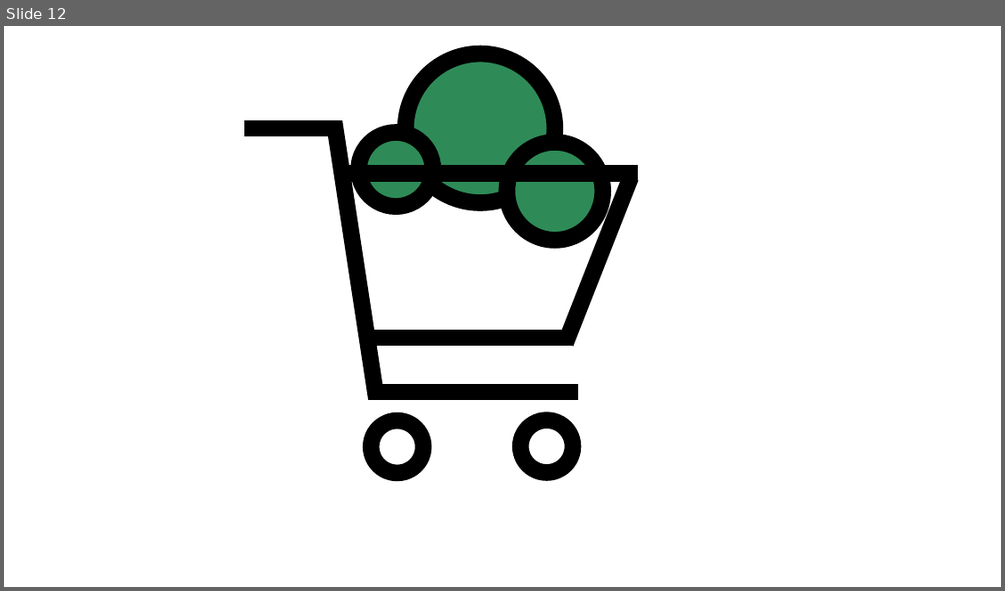
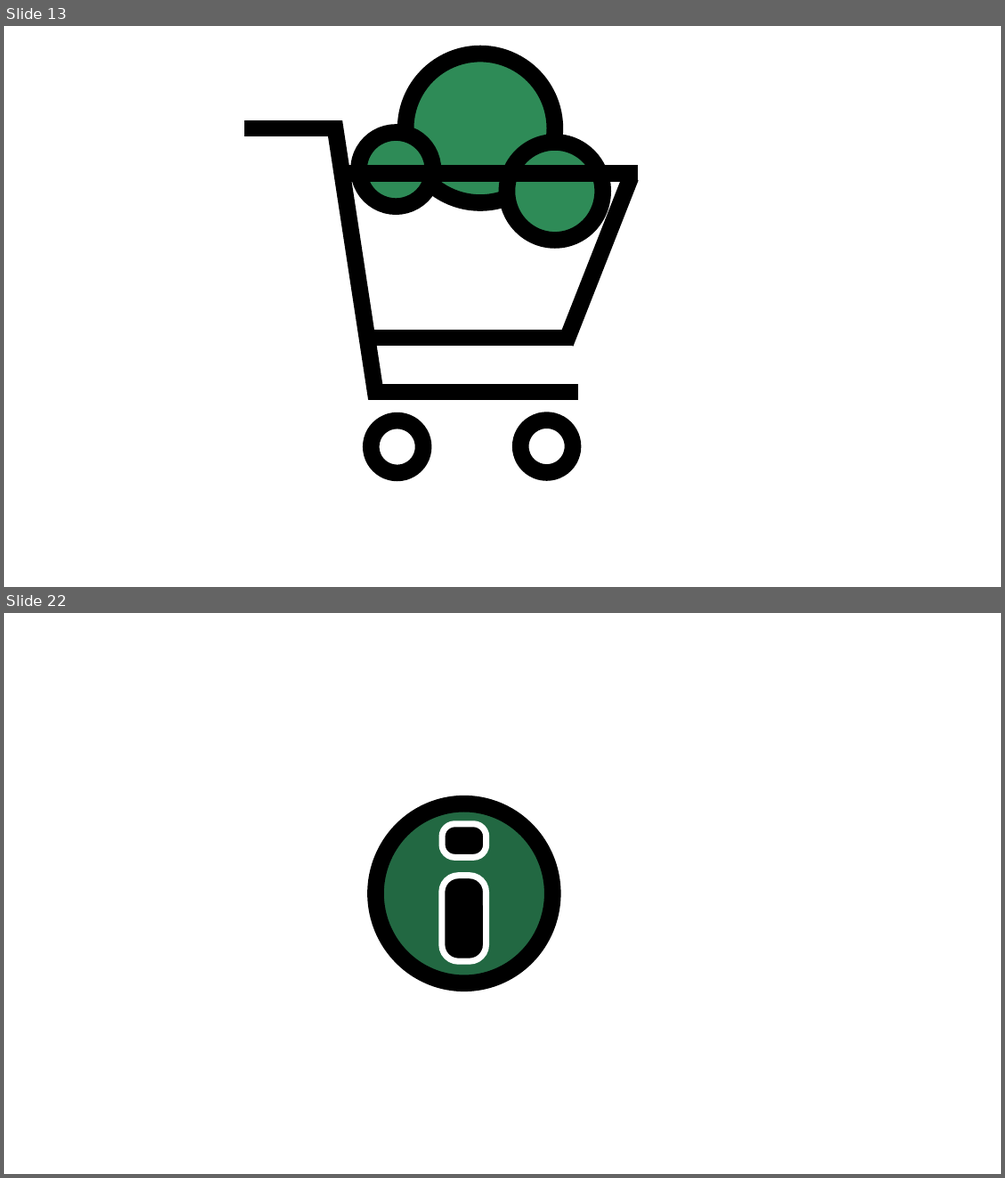
Before and after one commit to haimazu/G9-GoNature, a slide deck: LOGO/esteam_editable.pptx. Shown one above the other, each under a label of ours: slide 12 before the commit, slides 13 and 22 after it; the slides between them are not shown. The pictures are 1005x591 and 1005x1178 pixels, drawn with LibreOffice and Linux fonts; fonts in the diff are those of the drawing. Boxes give left, top, right and bottom in pixels: in the first picture for what was removed or moved away, otherwise in the second. Text is boxed around its words. In the diff, an @@ line names an element or a change of style, - is before the commit and + after.

```diff
--- a/LOGO/esteam_editable.pptx
+++ b/LOGO/esteam_editable.pptx
@@ slide 22 added at [4, 613, 1001, 1174], background #FFFFFF @@
@@ ellipse added at [376, 803, 553, 983], fill #226842, outline #000000 16 pt @@
@@ rounded rectangle added at [442, 824, 486, 858], fill #000000, outline #FFFFFF 6 pt @@
@@ rounded rectangle added at [442, 876, 486, 962], fill #000000, outline #FFFFFF 6 pt @@
@@ what was slide 12 is now slide 13 @@
```
Also in this commit, not shown: 1 slide changed, 26 other slides added.
